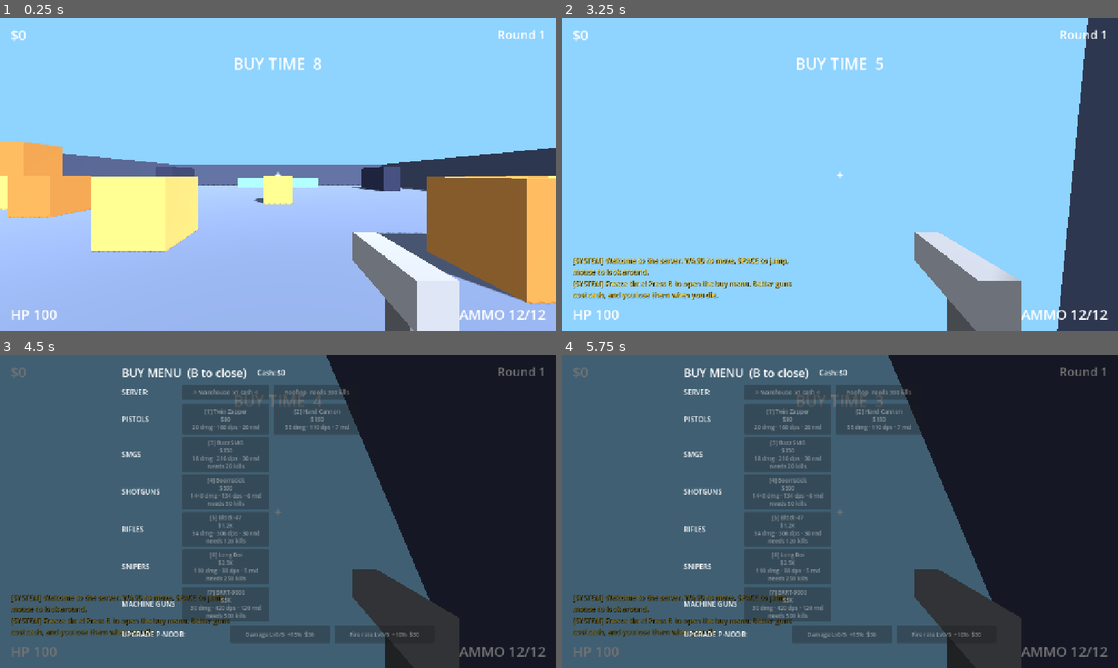
Above: before the commit, frames 1-4 (two rows, left to right).
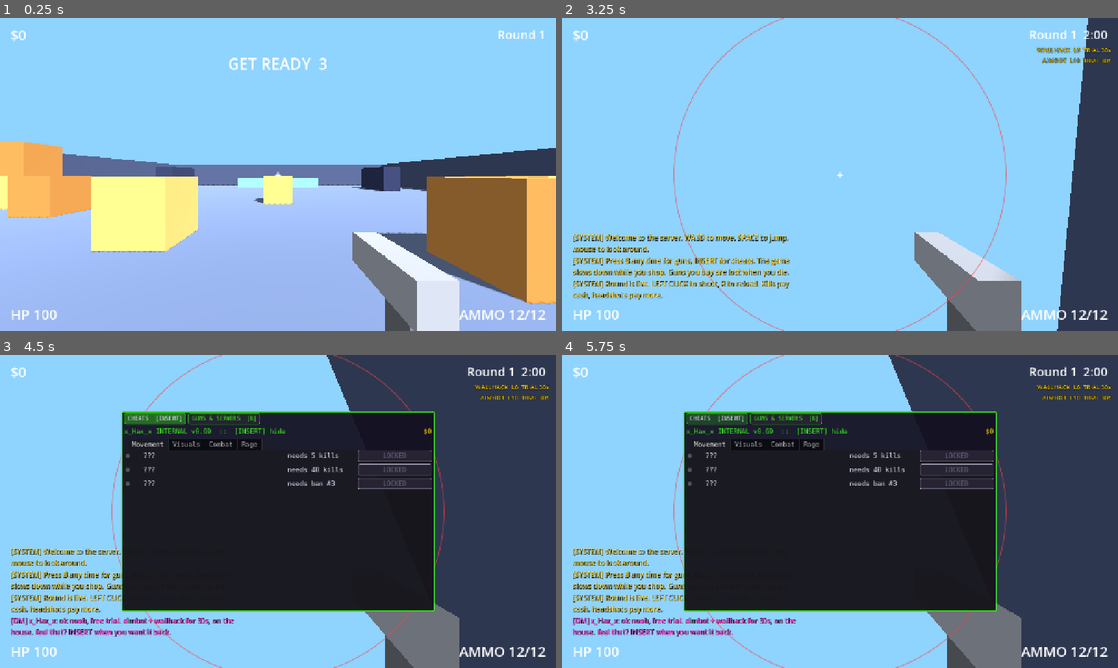
Above: after the commit, the same moments.

Repository: yeahlolnice/PixleShooterIdle
Game: Godot game, scene res://scenes/main.tscn
The game is run twice, just before and just after one commit, with the same random seed, the same clock (stepped at 60 frames per second) and the same inputs.
Inputs (mouse positions are in pixels of both pictures, inside the frame that each line leads up to):
- Up to frame 1 (0.25 s): no input
- Up to frame 2 (3.25 s): tap Enter at 0.5, 2.75 s; move the mouse to (867, 174) at 0.52 s; hold W (move_forward) 0.53-1.25 s; hold Right mouse button (aim) 0.53-1.25 s; click (867, 174) at 0.67 s; tap Space (jump) at 0.77, 1.25 s; drag from (728, 190) to (812, 237) at 1.27 s; click "Mute bot chat" at 2 s; move the mouse to (895, 105) at 2.77 s; press the mouse at (895, 105) at 2.78 s; hold D (move_right) from 2.78 s (still down)
- Up to frame 3 (4.5 s): tap B (buy_menu) at 3.5 s; move the mouse to (272, 517) at 3.52 s; release D (move_right) at 3.53 s; release the mouse at (272, 517) at 3.53 s; hold W (move_forward) 3.53-4.25 s; tap V (noclip) at 3.6 s; click (272, 517) at 3.67 s; tap Space (jump) at 3.77 s; click (144, 361) at 4.25 s, where only the run after the commit has a clickable "CHEATS [INSERT]"
- Up to frame 4 (5.75 s): click (717, 417) at 5 s, where only the run after the commit has a clickable "CHEATS [INSERT]"

The runs differ from the first frame. In frame 1, 0.4% of the frame differs, in the area x 41-59%, y 12-17%; in frame 2, 4.2%; in frame 3, 95%, in the area x 0-100%, y 0-100%; in frame 4, 95%.

Commit message:
Fun pack: one shop, open any time (D65)
The buy menu opens mid-round and slows the world like the mod menu; both
menus carry a shared CHEATS / GUNS & SERVERS tab strip and act as one
shop (opening one closes the other, one slowdown). Freeze time 8 -> 3 s
("GET READY"); tutorial hint updated.

Co-Authored-By: Claude Opus 5.5 <noreply@anthropic.com>

Diff:
--- a/data/chat.json
+++ b/data/chat.json
@@ -19,7 +19,7 @@
     {"id": "tut_welcome", "event": "first_match", "channel": "system", "once": true, "delay_s": 0.5,
      "lines": ["Welcome to the server. WASD to move, SPACE to jump, mouse to look around."]},
     {"id": "tut_buy_menu", "event": "first_match", "channel": "system", "once": true, "delay_s": 3.0,
-     "lines": ["Freeze time! Press B to open the buy menu. Better guns cost cash, and you lose them when you die."]},
+     "lines": ["Press B any time for guns, INSERT for cheats. The game slows down while you shop. Guns you buy are lost when you die."]},
     {"id": "tut_shoot", "event": "round_live", "channel": "system", "once": true, "delay_s": 0.0,
      "lines": ["Round is live. LEFT CLICK to shoot, R to reload. Kills pay cash, headshots pay more."]},
     {"id": "tut_chat_log", "event": "round_live", "channel": "system", "once": true, "delay_s": 6.0,
--- a/data/economy.json
+++ b/data/economy.json
@@ -9,7 +9,7 @@
     "per_cheat_bonus": 0.1
   },
   "round": {
-    "freeze_time_s": 8,
+    "freeze_time_s": 3,
     "live_time_s": 120,
     "summary_time_s": 5,
     "respawn_delay_s": 0.8
--- a/tests/integration/test_cheat_core_loop.gd
+++ b/tests/integration/test_cheat_core_loop.gd
@@ -96,7 +96,7 @@
 	# Tutorial chat has played once; flush queued lines.
 	ChatSystem.tick(60.0)
 	assert_eq(_count_lines("Welcome to the server"), 1, "welcome line posted once")
-	assert_eq(_count_lines("Press B to open the buy menu"), 1, "buy-menu hint posted once")
+	assert_eq(_count_lines("Press B any time for guns"), 1, "buy-menu hint posted once")
 	assert_true(GameState.chat_flags.get("event:first_match", false))
 
 	# Save, wipe, reload.
@@ -120,7 +120,7 @@
 	await wait_physics_frames(3)
 	ChatSystem.tick(60.0)
 	assert_eq(_count_lines("Welcome to the server"), 1, "welcome not repeated after reload")
-	assert_eq(_count_lines("Press B to open the buy menu"), 1, "buy-menu hint not repeated")
+	assert_eq(_count_lines("Press B any time for guns"), 1, "buy-menu hint not repeated")
 	assert_eq(_count_lines("Round is live. LEFT CLICK"), 0, "live hint never fired (no live round yet)")
 	assert_eq(ChatSystem.history.size(), lines_before, "no new chat lines on a reloaded save")
 	assert_almost_eq(main.player.effective(&"move_speed"), boosted, 0.0001, "new player gets the cheat")
--- a/tests/unit/test_chat_system.gd
+++ b/tests/unit/test_chat_system.gd
@@ -63,7 +63,7 @@
 	for t in DataRegistry.chat()["triggers"]:
 		if t["event"] in ["first_match", "round_live", "first_cash"] and t["once"]:
 			tutorial += " ".join(t["lines"]) + "\n"
-	for needle in ["WASD", "SPACE", "LEFT CLICK", "B to open the buy menu", "INSERT"]:
+	for needle in ["WASD", "SPACE", "LEFT CLICK", "Press B any time", "INSERT"]:
 		assert_string_contains(tutorial, needle)
 
 
--- /dev/null
+++ b/tests/unit/test_shop_hub.gd
@@ -0,0 +1,53 @@
+extends GutTest
+## One shop (fun pack, D65): the buy menu opens any time and slows the world;
+## the buy and mod menus are two tabs, so opening one closes the other.
+
+const BuyScene := preload("res://ui/buy_menu/buy_menu.tscn")
+const ModScene := preload("res://ui/mod_menu/mod_menu.tscn")
+
+var _buy: BuyMenu
+var _mod: ModMenu
+
+
+func before_each() -> void:
+	Engine.time_scale = 1.0
+	var ui: Control = add_child_autofree(Control.new())
+	_buy = BuyScene.instantiate()
+	ui.add_child(_buy)
+	_mod = ModScene.instantiate()
+	ui.add_child(_mod)
+
+
+func after_each() -> void:
+	_buy.close_menu()
+	_mod.close_menu()
+	Engine.time_scale = 1.0
+
+
+func test_buy_menu_opens_mid_round_and_slows_time() -> void:
+	EventBus.round_state_changed.emit(EventBus.ROUND_LIVE, {})
+	_buy.open_menu()
+	assert_true(_buy.is_open(), "not limited to freeze time any more")
+	assert_almost_eq(Engine.time_scale, float(DataRegistry.economy()["mod_menu_time_scale"]), 0.0001)
+	EventBus.round_state_changed.emit(EventBus.ROUND_SUMMARY, {})
+	assert_true(_buy.is_open(), "round changes do not kick you out")
+	_buy.close_menu()
+	assert_almost_eq(Engine.time_scale, 1.0, 0.0001, "restored")
+
+
+func test_opening_one_tab_closes_the_other_and_keeps_one_slowdown() -> void:
+	_mod.open_menu()
+	_buy.open_menu()
+	assert_true(_buy.is_open())
+	assert_false(_mod.is_open(), "one shop: cheats tab closed")
+	ShopTabs.open_in(get_tree(), "cheats")
+	assert_true(_mod.is_open())
+	assert_false(_buy.is_open())
+	assert_almost_eq(Engine.time_scale, float(DataRegistry.economy()["mod_menu_time_scale"]), 0.0001)
+	_mod.close_menu()
+	assert_almost_eq(Engine.time_scale, 1.0, 0.0001, "slowdown not stacked or lost")
+
+
+func test_both_menus_show_the_tab_strip() -> void:
+	assert_eq(_buy.find_children("*", "ShopTabs", true, false).size(), 1)
+	assert_eq(_mod.find_children("*", "ShopTabs", true, false).size(), 1)
--- a/ui/buy_menu/buy_menu.gd
+++ b/ui/buy_menu/buy_menu.gd
@@ -1,7 +1,7 @@
 class_name BuyMenu
 extends Control
-## Counter-Strike-style buy menu. Opens with the buy_menu action (B) during
-## freeze time only and closes when the round goes live. Purchase rules live in
+## Counter-Strike-style buy menu, now one tab of the shop (D65). Opens with the
+## buy_menu action (B) at any time, slowing the world like the mod menu. Purchase rules live in
 ## ShopService; this only draws one row per gun category (guns.json "category",
 ## in CATEGORY_ORDER) and equips through WeaponManager. Number keys 1-9 buy in
 ## on-screen order. Locked guns show the kills they need.
@@ -13,7 +13,10 @@
 ## Set by Main; the menu equips the bought gun here.
 var weapon_manager: WeaponManager
 
+const SHOP_TAB := "guns"
+
 var _freeze := false
+var _saved_time_scale := 1.0
 var _rows: VBoxContainer
 var _cash_label: Label
 var _feedback: Label
@@ -25,6 +28,7 @@
 
 func _ready() -> void:
 	visible = false
+	add_to_group(ShopTabs.GROUP)
 	var dim := ColorRect.new()
 	dim.color = Color(0, 0, 0, 0.55)
 	dim.set_anchors_preset(Control.PRESET_FULL_RECT)
@@ -35,11 +39,12 @@
 	var box := VBoxContainer.new()
 	box.add_theme_constant_override("separation", 10)
 	center.add_child(box)
+	box.add_child(ShopTabs.make(SHOP_TAB))
 	var head := HBoxContainer.new()
 	head.add_theme_constant_override("separation", 24)
 	box.add_child(head)
 	var title := Label.new()
-	title.text = "BUY MENU  (B to close)"
+	title.text = "GUNS & SERVERS  (B to close)"
 	title.add_theme_font_size_override("font_size", 26)
 	head.add_child(title)
 	_cash_label = Label.new()
@@ -178,10 +183,14 @@
 	return visible
 
 
+## Opens any time (D65). Mid-round the world slows to mod_menu_time_scale, as in the mod menu.
 func open_menu() -> void:
-	if not _freeze or visible:
+	if visible:
 		return
+	ShopTabs.close_others(self)
 	visible = true
+	_saved_time_scale = Engine.time_scale
+	Engine.time_scale = float(DataRegistry.economy().get("mod_menu_time_scale", 1.0))
 	_feedback.text = ""
 	_refresh()
 	EventBus.menu_toggled.emit(&"buy_menu", true)
@@ -191,13 +200,17 @@
 	if not visible:
 		return
 	visible = false
+	Engine.time_scale = _saved_time_scale
 	EventBus.menu_toggled.emit(&"buy_menu", false)
+
+
+func _exit_tree() -> void:
+	if visible:
+		Engine.time_scale = _saved_time_scale
 
 
 func _on_round_state(state: StringName, _info: Dictionary) -> void:
 	_freeze = state == EventBus.ROUND_FREEZE
-	if not _freeze:
-		close_menu()
 
 
 func _unhandled_input(event: InputEvent) -> void:
--- a/ui/hud/hud.gd
+++ b/ui/hud/hud.gd
@@ -83,7 +83,7 @@
 func _refresh_timer() -> void:
 	var secs := ceili(_time_left)
 	if _state == EventBus.ROUND_FREEZE:
-		freeze_label.text = "BUY TIME  %d" % secs
+		freeze_label.text = "GET READY  %d" % secs
 		timer_label.text = "Round %d" % _round
 	else:
 		timer_label.text = "Round %d  %d:%02d" % [_round, secs / 60, secs % 60]
--- a/ui/mod_menu/mod_menu.gd
+++ b/ui/mod_menu/mod_menu.gd
@@ -13,6 +13,7 @@
 ## Tests can call build(tabs, entries) with CheatBase entries from a fixture.
 
 const MENU_ID := &"mod_menu"
+const SHOP_TAB := "cheats"
 const PANEL_SIZE := Vector2(720, 460)
 ## Cosmetic length of the fake injector bar (real seconds, ignores time scale).
 const INJECT_SECONDS := 1.2
@@ -30,6 +31,7 @@
 
 func _ready() -> void:
 	visible = false
+	add_to_group(ShopTabs.GROUP)
 	process_mode = Node.PROCESS_MODE_ALWAYS
 	set_anchors_preset(Control.PRESET_FULL_RECT)
 	theme = HaxTheme.build()
@@ -69,6 +71,7 @@
 	box.add_theme_constant_override("separation", 8)
 	panel.add_child(box)
 
+	box.add_child(ShopTabs.make(SHOP_TAB))
 	var header := HBoxContainer.new()
 	box.add_child(header)
 	var title := Label.new()
@@ -185,6 +188,7 @@
 func open_menu() -> void:
 	if visible:
 		return
+	ShopTabs.close_others(self)
 	visible = true
 	_saved_time_scale = Engine.time_scale
 	Engine.time_scale = float(DataRegistry.economy().get("mod_menu_time_scale", 1.0))
--- /dev/null
+++ b/ui/shop_tabs.gd
@@ -0,0 +1,45 @@
+class_name ShopTabs
+extends HBoxContainer
+## The mod menu (cheats) and buy menu (guns, servers) act as one shop (fun pack,
+## D65): both show this tab strip, both are in GROUP, and opening one closes the
+## other. Each menu implements `SHOP_TAB`, `open_menu()`, `close_menu()`.
+
+const GROUP := "shop_menus"
+const TABS := [["cheats", "CHEATS  [INSERT]"], ["guns", "GUNS & SERVERS  [B]"]]
+
+
+## Strip for the menu whose tab is `current` (that one is shown pressed).
+static func make(current: String) -> ShopTabs:
+	var strip := ShopTabs.new()
+	strip.add_theme_constant_override("separation", 6)
+	for t in TABS:
+		var b := Button.new()
+		b.text = t[1]
+		b.toggle_mode = true
+		b.button_pressed = t[0] == current
+		b.focus_mode = Control.FOCUS_NONE
+		b.add_theme_font_size_override("font_size", 13)
+		b.pressed.connect(strip.open_tab.bind(t[0]))
+		strip.add_child(b)
+	return strip
+
+
+## Opens the shop on `tab` (closing whichever shop menu is open).
+func open_tab(tab: String) -> void:
+	open_in(get_tree(), tab)
+
+
+static func open_in(tree: SceneTree, tab: String) -> void:
+	for m in tree.get_nodes_in_group(GROUP):
+		if m.SHOP_TAB == tab:
+			m.open_menu()
+			return
+
+
+## Called by a shop menu as it opens: closes every other shop menu first.
+static func close_others(menu: Node) -> void:
+	if not menu.is_inside_tree():
+		return
+	for m in menu.get_tree().get_nodes_in_group(GROUP):
+		if m != menu and m.is_open():
+			m.close_menu()
Not shown, added: tests/unit/test_shop_hub.gd.uid
Not shown, added: ui/shop_tabs.gd.uid
Not shown, changed: docs/DECISIONS.md
